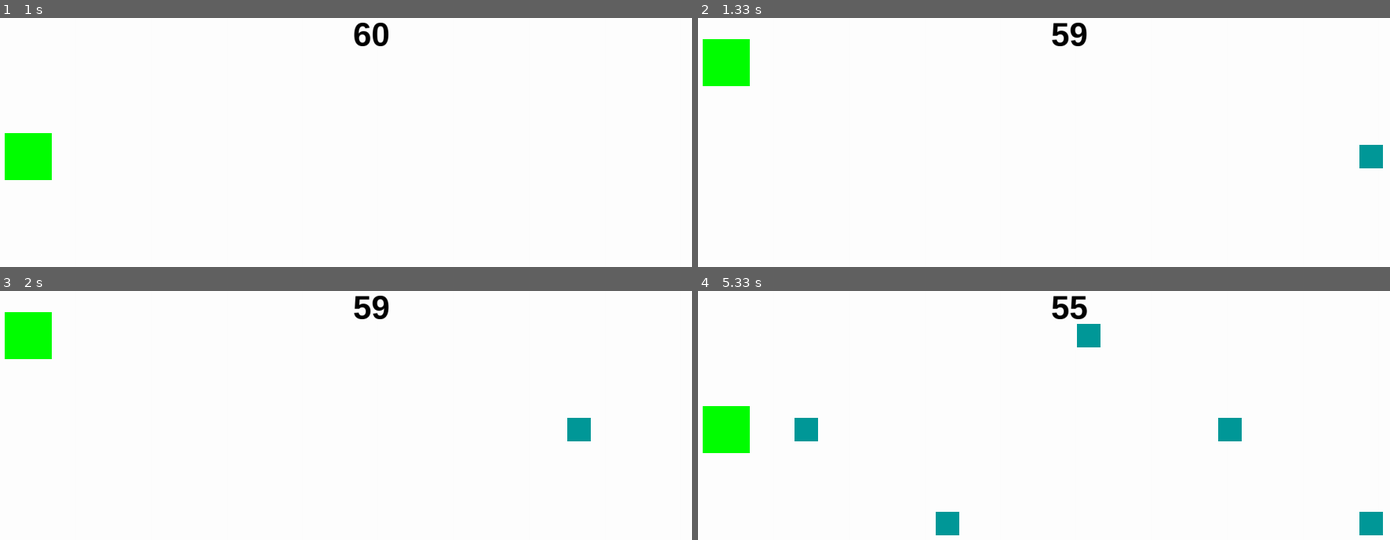
Above: before the commit, frames 1-4 (two rows, left to right).
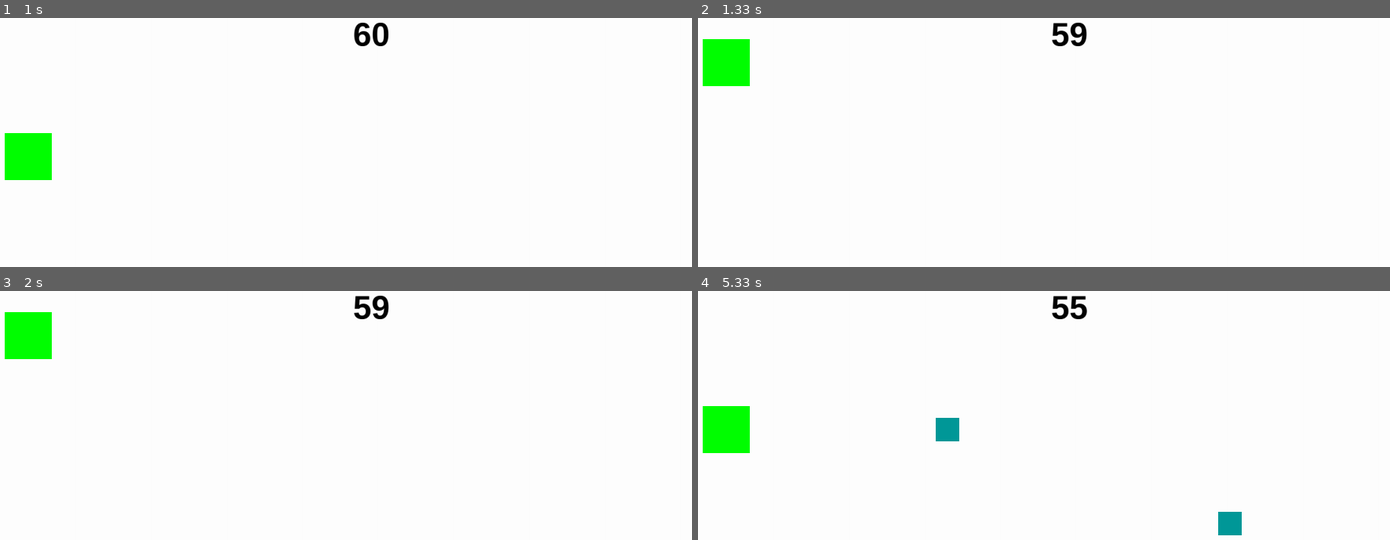
Above: after the commit, the same moments.

Repository: hsiang086/crc-static-exhibition
Game: pygame game, started from main/second_scene.py
Two runs of this game, one before a commit and one after it. Both use one fixed random seed, a clock stepped at 60 frames per second and the inputs below.
Inputs:
- Up to frame 1 (1 s): hold Up 0.33-0.8 s; hold Down from 0.83 s (still down)
- Up to frame 2 (1.33 s): release Down at 1.13 s; hold Up from 1.17 s (still down)
- Up to frame 3 (2 s): release Up at 1.53 s; hold Down 1.57-1.93 s; hold Up from 1.97 s (still down)
- Up to frame 4 (5.33 s): release Up at 2.27 s; hold Down 2.3-2.6 s; hold Up 2.63-3 s; hold Down 3.03-3.4 s; hold Up 3.43-3.73 s; hold Down 3.77-4.07 s; hold Up 4.1-4.47 s; hold Down 4.5-4.87 s; hold Up 4.9-5.2 s; hold Down from 5.23 s (still down)

Frame 1 is identical in both runs. In frame 2, 0.3% of the frame differs, in the area x 95-99%, y 50-61%; in frame 3, 0.3%; in frame 4, 2.2%, in the area x 13-99%, y 13-99%.

Commit message:
Could control time & add collide effect

Diff:
--- a/main/second_scene.py
+++ b/main/second_scene.py
@@ -38,21 +38,7 @@
         self.itv = 0
 
     def update(self):
-        """self.itv += 1
-        key_pressed = pygame.key.get_pressed()
-        if self.itv >= 8:
-            if key_pressed[pygame.K_UP]:
-                if self.pos == 0:
-                    self.pos = 0
-                else:
-                    self.pos -= 1
-            if key_pressed[pygame.K_DOWN]:
-                if self.pos == 2:
-                    self.pos = 2
-                else:
-                    self.pos += 1
-            self.itv = 0"""
-        self.rect.centery = POS[self.pos]
+        if not pause: self.rect.centery = POS[self.pos]
     def UP(self):
         if self.pos == 0:
             self.pos = 0
@@ -63,6 +49,9 @@
             self.pos = 2
         else:
             self.pos += 1
+    def collide(self):
+        effect = collide_effect(self.rect.right, self.rect.centery)
+        all_sprites.add(effect)
 
 
 class Object(pygame.sprite.Sprite):
@@ -77,11 +66,23 @@
         self.v = -5
         self.itv = 0
     def update(self):
-        if self.rect.right >= 0:
-            self.rect.x += self.v
-        else:
+        if not pause:
+            if self.rect.right >= 0:
+                self.rect.x += self.v
+            else:
+                self.kill()
+
+class collide_effect(pygame.sprite.Sprite):
+    def __init__(self,x,y):
+        pygame.sprite.Sprite.__init__(self)
+        self.image = pygame.Surface((75,75))
+        self.image.fill((153,153,0))
+        self.rect = self.image.get_rect()
+        self.rect.centerx = x
+        self.rect.centery = y
+    def update(self):
+        if not pause:
             self.kill()
-
 
 class TimeRunning():
     def __init__(self):
@@ -108,34 +109,48 @@
 
 
 time = 0
+p_moment = 0
+t_pause = 3 #Stop for __ second if collide
+object_generate_interval = 2 #(seconds)
+ogi = object_generate_interval*FPS
+
+pause = False
 running = True
 while running:
     clock.tick(FPS)
     for event in pygame.event.get():
         if event.type == pygame.QUIT:
             running = False
-        if event.type == pygame.KEYDOWN:
+        if event.type == pygame.KEYDOWN and not pause:
             if event.key == pygame.K_UP or event.key == pygame.K_w:
                 player.UP()
             elif event.key == pygame.K_DOWN or event.key == pygame.K_s:
                 player.DOWN()
-    if time >= 60:
+    if time >= ogi:
         Obj = Object()
         all_sprites.add(Obj)
         objects.add(Obj)
         time = 0
     t_run = tm.time()
 
+    if pause:
+        if tm.time()-p_moment >= t_pause:
+            pause = False
 
     all_sprites.update()
 
 
-    hits = pygame.sprite.spritecollide(player, objects, 0)
+    hits = pygame.sprite.spritecollide(player, objects, 1)
     screen.fill((255,255,255))
     timerunning.display(t_run)
     all_sprites.draw(screen)
-    if not hits :
-        pygame.display.update()
+    if hits:
+        pause = True
+        p_moment = tm.time()
+        player.collide()
+
+
+    pygame.display.update()
 
     time += 1
 
